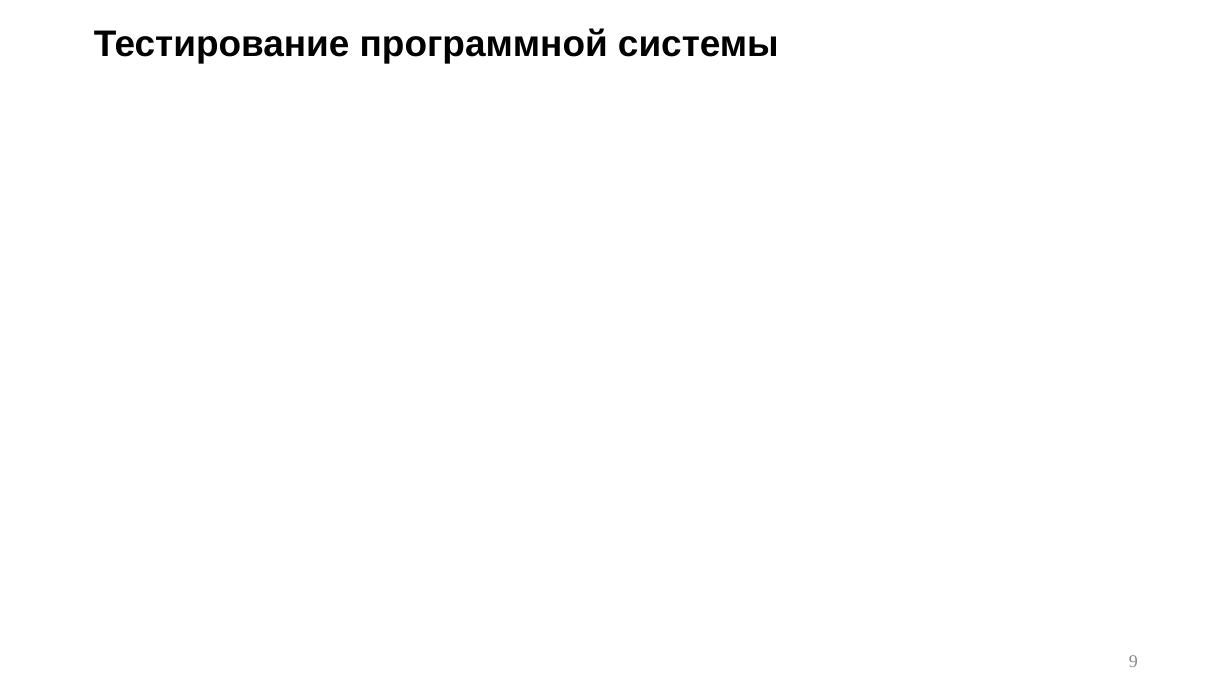
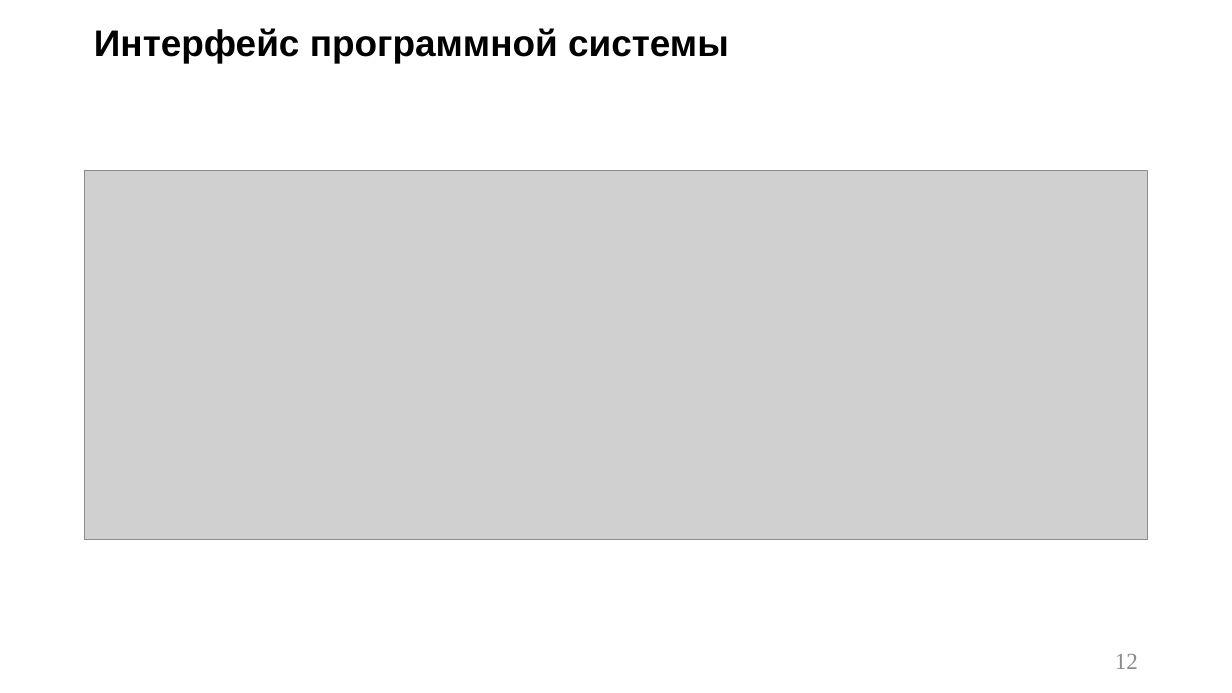
Before and after one commit to p6p62/RecognizerGenerator, a slide deck: slide 12 of Презентация на защиту.pptx (slide 9 before the commit). Drawn at 1232x693 pixels with LibreOffice and Linux fonts; fonts in the diff are those of the drawing; grey boxes stand for pictures. Boxes give left, top, right and bottom in pixels: in the first picture for what was removed or moved away, otherwise in the second. Text is boxed around its words. In the diff, an @@ line names an element or a change of style, - is before the commit and + after.

```diff
--- a/Презентация на защиту.pptx
+++ b/Презентация на защиту.pptx
@@ title at (94, 28, 729, 63): text changed @@
-Тестирование программной системы
+Интерфейс программной системы
@@ picture added at (85, 170, 1148, 540) @@
@@ page number at (1115, 654, 1138, 669): text changed; size 14 to 18 pt @@
-9
+12
```
Also in this commit, not shown: 6 other slides changed, 7 slides added, 2 slides removed.
